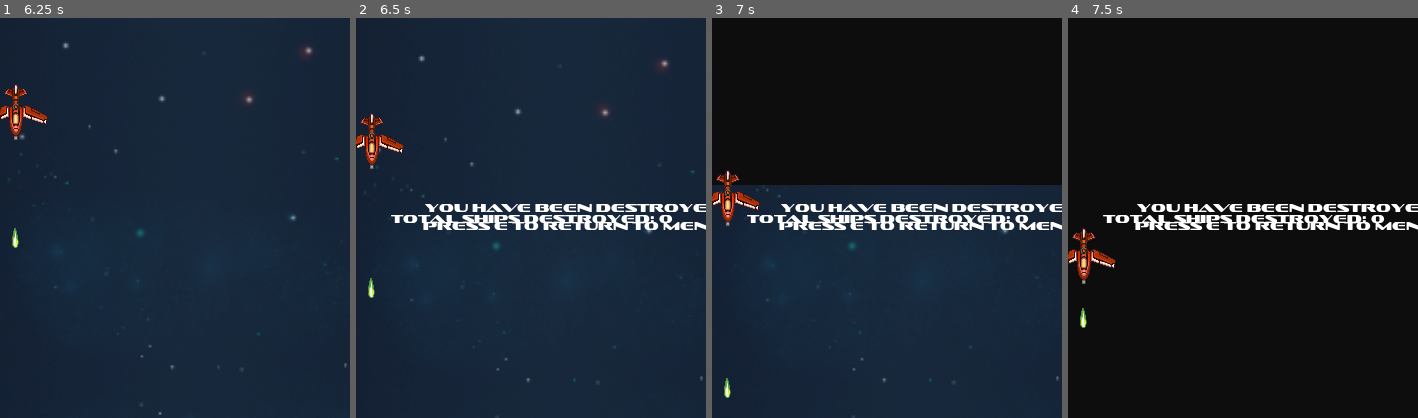
Above: before the commit, frames 1-4 (left to right).
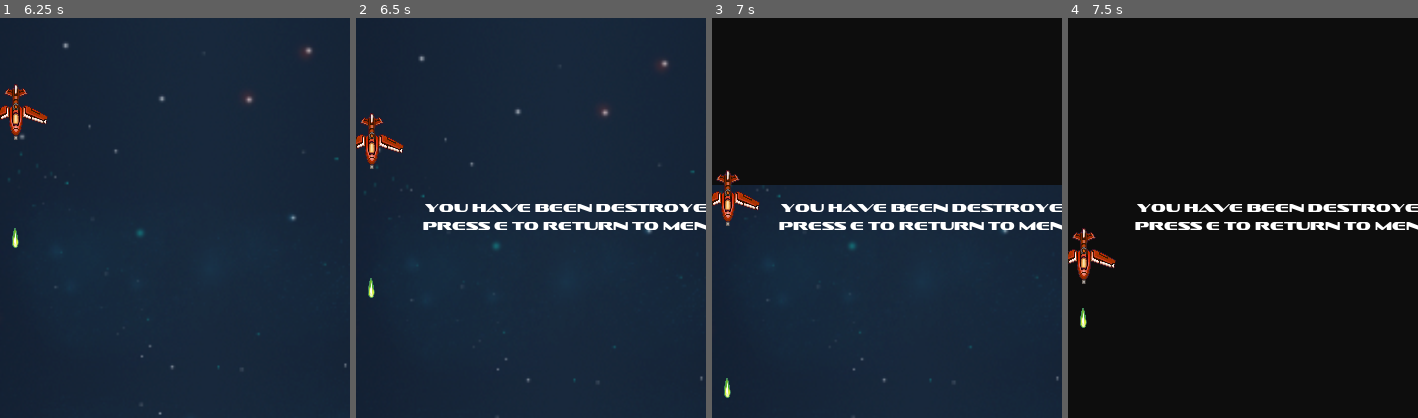
Above: after the commit, the same moments.

Repository: jdibble21/FP-Space-Odyssey
Game: Godot game, scene res://src/Menu.tscn
The game is run twice, just before and just after one commit, with the same random seed, the same clock (stepped at 60 frames per second) and the same inputs. Sound files missing from this copy of the repository are replaced by a short silence.
Inputs (mouse positions are % of the whole screen's width and height, from its top left):
- Up to frame 1 (6.25 s): click "PLAY!" at 0.5 s; click "PLAY!" at 1.25 s; click "Level One" at 2 s; move the mouse to (45, 70) at 2.77 s; press the mouse at (45, 70) at 2.78 s; hold W (move_up) 2.78-4.28 s; move the mouse to (80, 65) at 3.52 s; release the mouse at (80, 65) at 3.53 s; click (80, 65) at 3.6 s; move the mouse to (20, 35) at 4.27 s; press the mouse at (20, 35) at 4.28 s; hold A (move_left) 4.28-5.78 s; move the mouse to (55, 50) at 5.02 s; release the mouse at (55, 50) at 5.03 s; click (55, 50) at 5.1 s; move the mouse to (35, 25) at 5.77 s; press the mouse at (35, 25) at 5.78 s; hold S (move_down) from 5.78 s (still down)
- Up to frame 2 (6.5 s): keep holding S (move_down)
- Up to frame 3 (7 s): tap E (return_to_menu) at 6.5 s; move the mouse to (72, 45) at 6.52 s; release S (move_down) at 6.53 s; release the mouse at (72, 45) at 6.53 s; hold D (move_right) from 6.53 s (still down); click (72, 45) at 6.6 s
- Up to frame 4 (7.5 s): tap E (return_to_menu) at 7.25 s; move the mouse to (30, 55) at 7.27 s; release D (move_right) at 7.28 s; press the mouse at (30, 55) at 7.28 s; hold W (move_up) from 7.28 s (still down)
The pictures show only the part of the screen within x 19-69%, y 25-75%; the shares and areas given below are measured in that part.

Frame 1 is identical in both runs. In frame 2, 1.1% of the frame differs, in the area x 10-91%, y 49-52%; in frame 3, 1.1%; in frame 4, 1.1%.

Commit message:
HUD fix

Diff:
--- a/project/src/LevelOne/LevelOne.gd
+++ b/project/src/LevelOne/LevelOne.gd
@@ -59,8 +59,6 @@
 	$HUD.set_process(false)
 	$MusicLoop.stop()
 	$HUD/DefeatLabel.show()
-	$HUD/FinalScoreLabel.show()
-	$HUD/FinalScoreLabel.text = "Total Ships Destroyed: " + str(_ships_destroyed)
 	$Player.queue_free()
 
 
--- a/project/src/Player/HUD.gd
+++ b/project/src/Player/HUD.gd
@@ -6,15 +6,11 @@
 var rounded_time := int(_time)
 
 onready var _time_label := $TimeLabel
-onready var _gameover_label := $GameOverLabel
 onready var _defeat_label := $DefeatLabel
-onready var _finalscore_label := $FinalScoreLabel
 onready var _lives_label := $LivesLabel
 
 func _ready():
-	_gameover_label.hide()
 	_defeat_label.hide()
-	_finalscore_label.hide()
 	_lives_label.text = "EXTRA LIVES: 1"
 
 
--- a/project/src/Player/HUD.tscn
+++ b/project/src/Player/HUD.tscn
@@ -19,14 +19,6 @@
 size = 12
 font_data = ExtResource( 2 )
 
-[sub_resource type="DynamicFont" id=5]
-size = 12
-font_data = ExtResource( 2 )
-
-[sub_resource type="DynamicFont" id=6]
-size = 12
-font_data = ExtResource( 2 )
-
 [node name="HUD" type="CanvasLayer"]
 script = ExtResource( 1 )
 
@@ -41,23 +33,6 @@
 "_edit_use_anchors_": false
 }
 
-[node name="GameOverLabel" type="Label" parent="."]
-anchor_left = 0.5
-anchor_top = 0.5
-anchor_right = 0.5
-anchor_bottom = 0.5
-margin_left = -370.0
-margin_top = -21.5
-margin_right = 370.0
-margin_bottom = 21.5
-custom_fonts/font = SubResource( 2 )
-text = "TIME'S UP!
-Thanks for playing! Press  E to return to menu"
-align = 1
-__meta__ = {
-"_edit_use_anchors_": false
-}
-
 [node name="DefeatLabel" type="Label" parent="."]
 anchor_left = 0.5
 anchor_top = 0.5
@@ -67,7 +42,7 @@
 margin_top = -21.5
 margin_right = 204.5
 margin_bottom = 21.5
-custom_fonts/font = SubResource( 3 )
+custom_fonts/font = SubResource( 2 )
 text = "YOU HAVE BEEN DESTROYED
 Press E to return to menu"
 align = 1
@@ -82,23 +57,8 @@
 margin_top = 15.0
 margin_right = 80.5
 margin_bottom = 30.0
-custom_fonts/font = SubResource( 4 )
+custom_fonts/font = SubResource( 3 )
 text = "SHIPS DESTROYED: "
-__meta__ = {
-"_edit_use_anchors_": false
-}
-
-[node name="FinalScoreLabel" type="Label" parent="."]
-anchor_left = 0.5
-anchor_top = 0.5
-anchor_right = 0.5
-anchor_bottom = 0.5
-margin_left = -182.5
-margin_top = -10.0
-margin_right = 182.5
-margin_bottom = 10.0
-custom_fonts/font = SubResource( 5 )
-text = "Total Ships Destroyed: "
 __meta__ = {
 "_edit_use_anchors_": false
 }
@@ -108,7 +68,7 @@
 margin_top = 16.0
 margin_right = 674.0
 margin_bottom = 31.0
-custom_fonts/font = SubResource( 6 )
+custom_fonts/font = SubResource( 4 )
 text = "EXTRA LIVES: "
 __meta__ = {
 "_edit_use_anchors_": false
Not shown: 1 places in project/src/Player/HUD.tscn that only renumber resources
